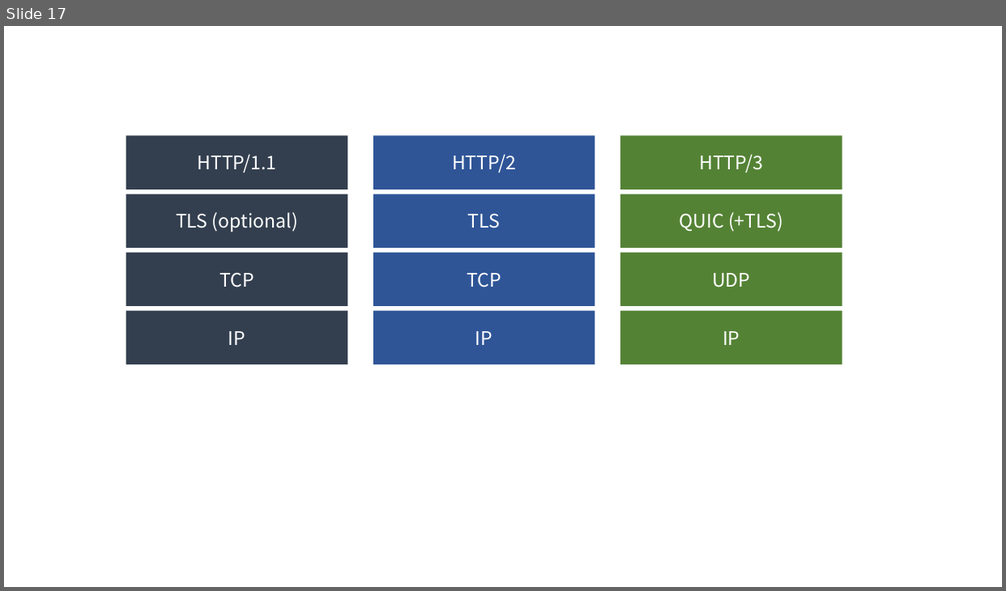
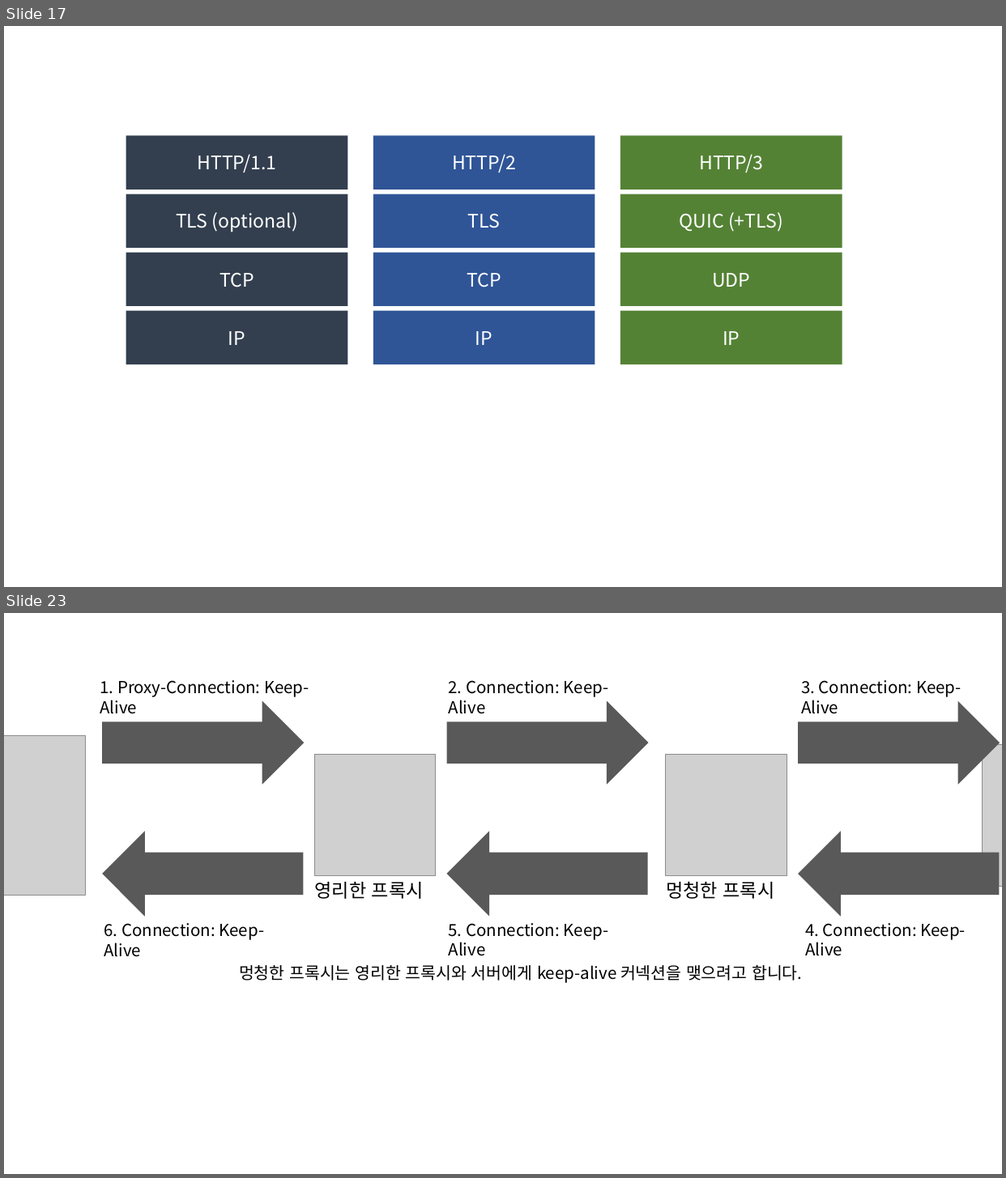
Before and after one commit to beomy/beomy.github.io, a slide deck: static/assets/img/posts/etc/http-version.pptx. Shown one above the other, each under a label of ours: slide 17 before the commit, slides 17 and 23 after it; the slides between them are not shown. The pictures are 1006x591 and 1006x1178 pixels, drawn with LibreOffice and Linux fonts; fonts in the diff are those of the drawing; grey boxes stand for pictures; background and template pictures are left out. Boxes give left, top, right and bottom in pixels: in the first picture for what was removed or moved away, otherwise in the second. Text is boxed around its words. In the diff, an @@ line names an element or a change of style, - is before the commit and + after.

```diff
--- a/static/assets/img/posts/etc/http-version.pptx
+++ b/static/assets/img/posts/etc/http-version.pptx
@@ slide 23 added at [4,613,1002,1174], background #FFFFFF @@
@@ group added at [4,680,1002,983]: 9 texts, 4 pictures, 3 right arrows, 3 left arrows @@
+영리한 프록시
+1. Proxy-Connection: Keep-Alive
+5. Connection: Keep-Alive
+6. Connection: Keep-Alive
+멍청한 프록시
+2. Connection: Keep-Alive
+3. Connection: Keep-Alive
+4. Connection: Keep-Alive
+멍청한 프록시는 영리한 프록시와 서버에게 keep-alive 커넥션을 맺으려고 합니다.
```
Also in this commit, not shown: 5 other slides added, 8 other files.
